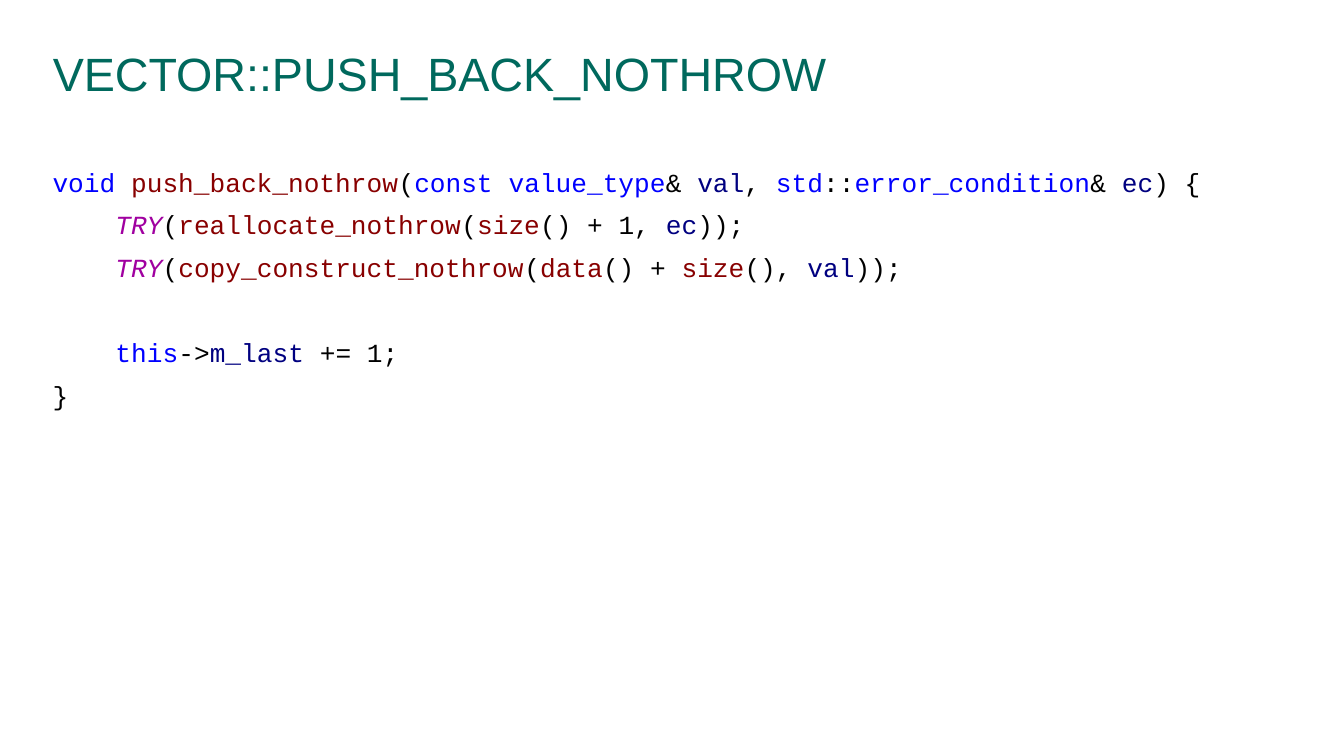
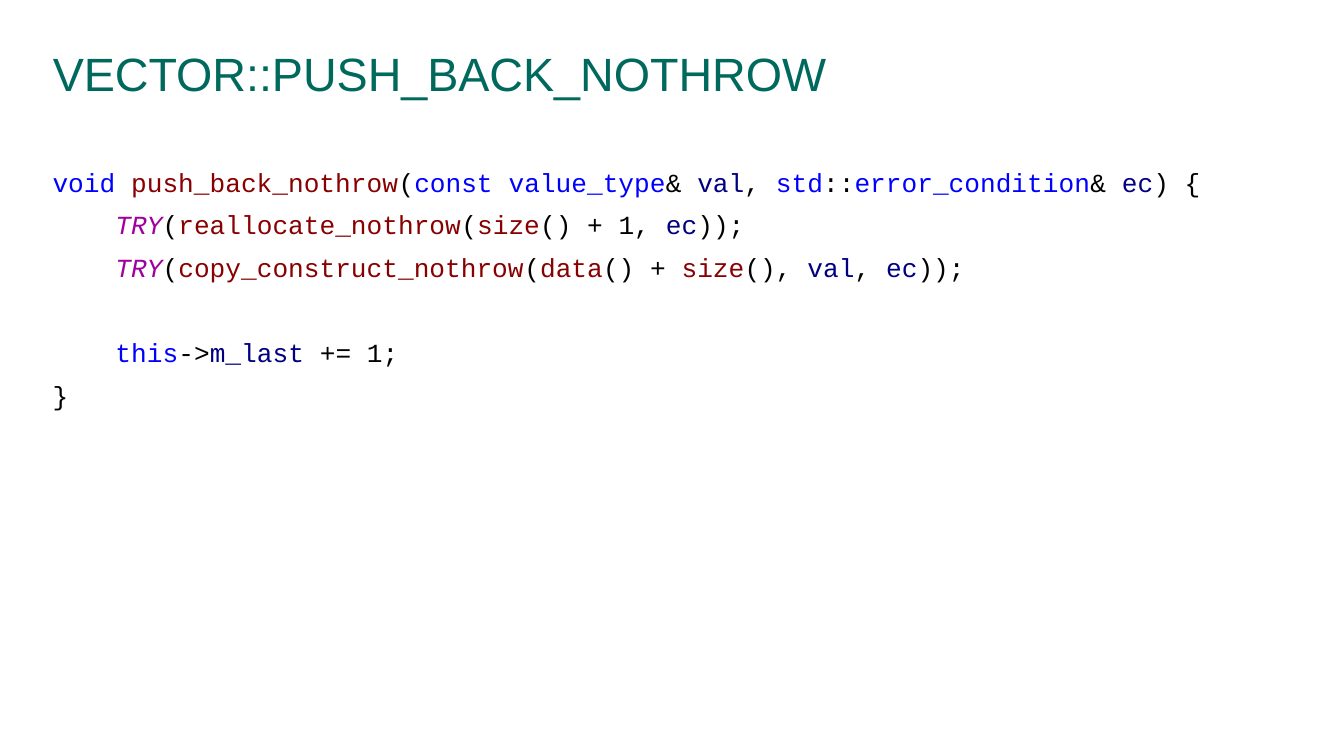
Before and after one commit to prograholic/prograholic.github.io, a slide deck: slide 22 of cpp_russia_2017_24_02_2017/24.02.2017_kutumov.pptx (slide 21 before the commit). Drawn at 1344x756 pixels with LibreOffice and Linux fonts; fonts in the diff are those of the drawing; background and template pictures are left out. Boxes give left, top, right and bottom in pixels: in the first picture for what was removed or moved away, otherwise in the second. Text is boxed around its words. In the diff, an @@ line names an element or a change of style, - is before the commit and + after.

```diff
--- a/cpp_russia_2017_24_02_2017/24.02.2017_kutumov.pptx
+++ b/cpp_russia_2017_24_02_2017/24.02.2017_kutumov.pptx
@@ text at [115,259,964,283]: text changed @@
-TRY(copy_construct_nothrow(data() + size(), val));
+TRY(copy_construct_nothrow(data() + size(), val, ec));
```
Also in this commit, not shown: 1 other slide changed, 1 slide added.
